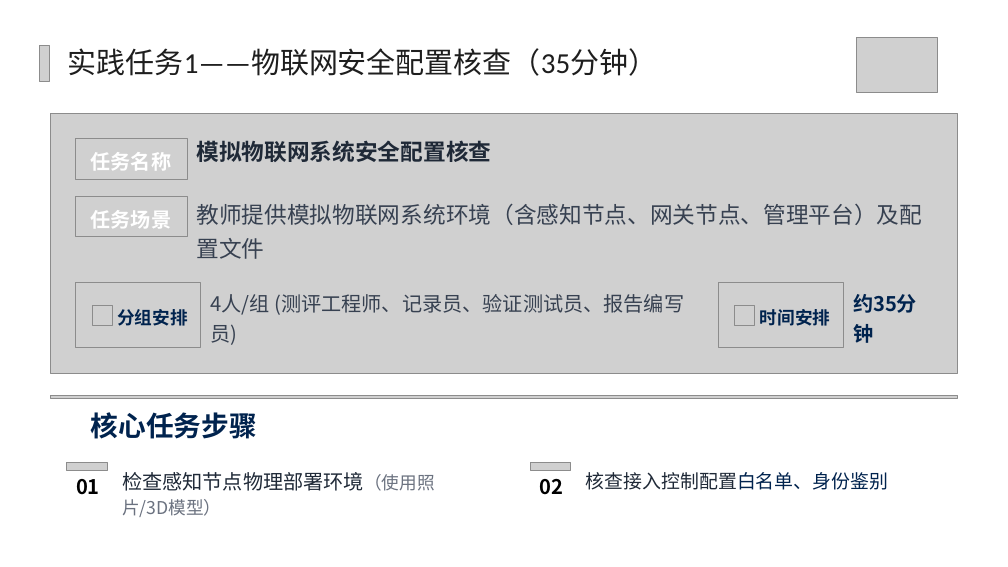
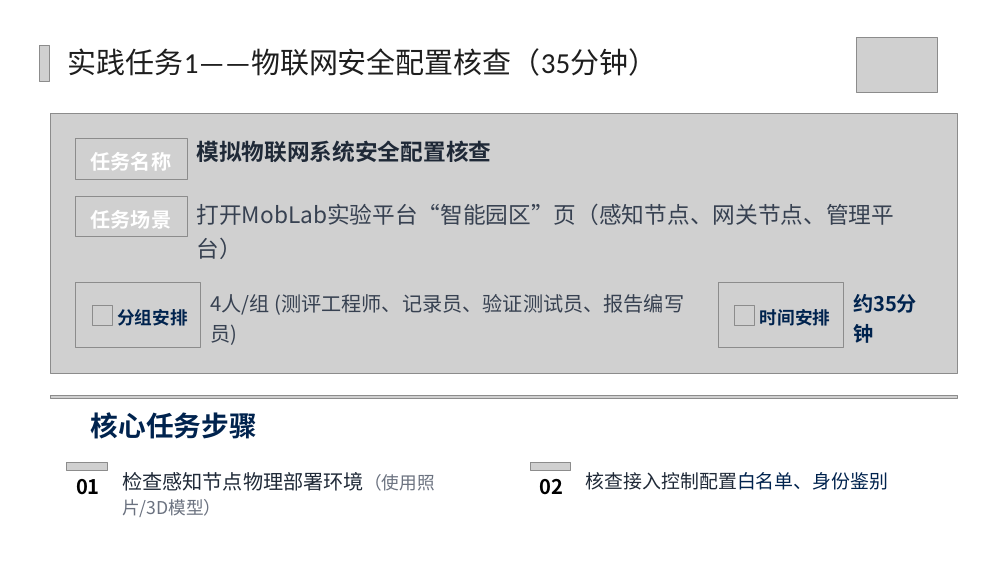
Before and after one commit to yiyimu-ruiruimu/security-assessment-platform, a slide deck: slide 16 of PPT/7.3.2 物联网安全配置核查.pptx (slide 20 before the commit). Drawn at 1008x567 pixels with LibreOffice and Linux fonts; fonts in the diff are those of the drawing; grey boxes stand for pictures; background and template pictures are left out. Boxes give left, top, right and bottom in pixels: in the first picture for what was removed or moved away, otherwise in the second. Text is boxed around its words. In the diff, an @@ line names an element or a change of style, - is before the commit and + after.

```diff
--- a/PPT/7.3.2 物联网安全配置核查.pptx
+++ b/PPT/7.3.2 物联网安全配置核查.pptx
@@ text at <box>197,204,895,259</box>: text changed @@
-教师提供模拟物联网系统环境（含感知节点、网关节点、管理平台）及配置文件
+打开MobLab实验平台“智能园区”页（感知节点、网关节点、管理平台）
```
Also in this commit, not shown: 7 other slides changed, 2 slides added, 8 slides removed, 49 other files.
